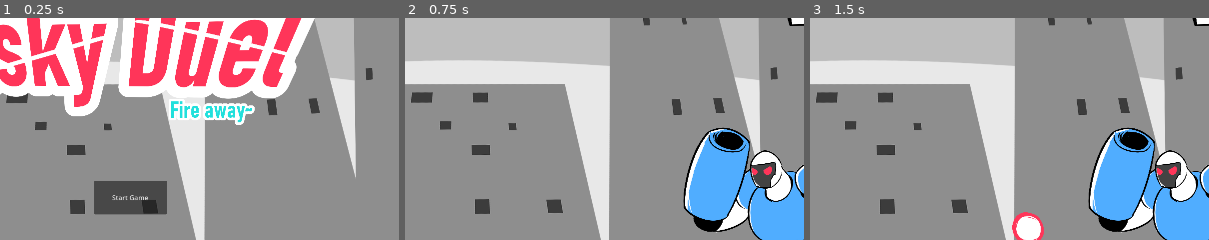
Above: before the commit, frames 1-3 (left to right).
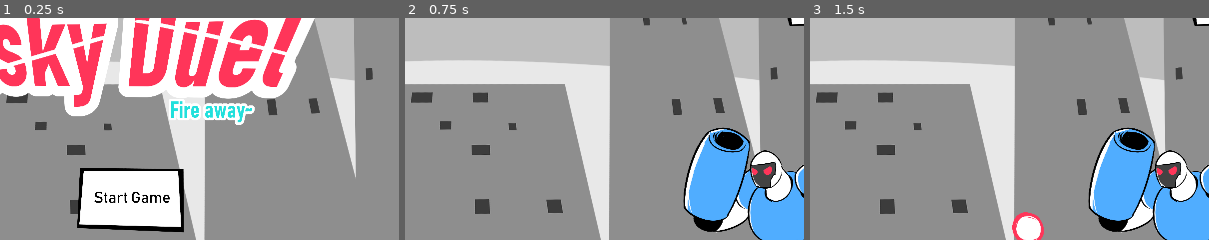
Above: after the commit, the same moments.

Repository: LaceSpades/Brackeys-2025.2
Game: Godot game, scene res://scenes/main_menu.tscn
Two runs of this game, one before a commit and one after it. Both use one fixed random seed, a clock stepped at 60 frames per second and the inputs below.
Inputs (mouse positions are % of the whole screen's width and height, from its top left):
- Up to frame 1 (0.25 s): no input
- Up to frame 2 (0.75 s): click "Start Game" at 0.5 s
- Up to frame 3 (1.5 s): tap Enter at 1.25 s; move the mouse to (72, 44) at 1.27 s; tap Space (interact) at 1.35 s
The pictures show only the part of the screen within x 35-85%, y 14-64%; the shares and areas given below are measured in that part.

The runs differ from the first frame. In frame 1, 7.3% of the frame differs, in the area x 19-47%, y 67-97%; in frame 2, nothing differs; in frame 3, nothing differs.

Commit message:
Textured buttons

Diff:
--- /dev/null
+++ b/scenes/button_label.tscn
@@ -0,0 +1,11 @@
+[gd_scene load_steps=2 format=3 uid="uid://cixqhdk68uam"]
+
+[ext_resource type="FontFile" uid="uid://d037h3p8j5dke" path="res://assets/fonts/BAHNSCHRIFT.TTF" id="1_7abrf"]
+
+[node name="ButtonLabel" type="Label"]
+theme_override_colors/font_color = Color(0, 0, 0, 1)
+theme_override_fonts/font = ExtResource("1_7abrf")
+theme_override_font_sizes/font_size = 116
+text = "Text"
+horizontal_alignment = 1
+vertical_alignment = 1
--- a/scenes/game_over.tscn
+++ b/scenes/game_over.tscn
@@ -1,11 +1,13 @@
-[gd_scene load_steps=7 format=3 uid="uid://c0lhvf74c84j4"]
+[gd_scene load_steps=9 format=3 uid="uid://c0lhvf74c84j4"]
 
 [ext_resource type="Script" uid="uid://citemhw73hc3o" path="res://scripts/game_over.gd" id="1_7m3ot"]
 [ext_resource type="Texture2D" uid="uid://beh01dsjhe47h" path="res://assets/sprites/Background.png" id="2_v3hpu"]
 [ext_resource type="LabelSettings" uid="uid://base8q4ybr2yi" path="res://assets/fonts/new_label_settings.tres" id="3_racf3"]
 [ext_resource type="AudioStream" uid="uid://bfrfhayyfg1rw" path="res://assets/music/menu.wav" id="3_tbwuq"]
 [ext_resource type="PackedScene" uid="uid://dwmw14tfmcpe4" path="res://scenes/menu_score.tscn" id="5_7m3ot"]
-[ext_resource type="PackedScene" uid="uid://bjljaa7uh0lj7" path="res://scenes/button.tscn" id="5_v3hpu"]
+[ext_resource type="PackedScene" uid="uid://de0kxw2kl0fx" path="res://scenes/texture_button.tscn" id="7_2jtsn"]
+[ext_resource type="PackedScene" uid="uid://cixqhdk68uam" path="res://scenes/button_label.tscn" id="8_8bugq"]
+[ext_resource type="Texture2D" uid="uid://c1wiw8p0v0m3g" path="res://assets/sprites/button_texture3.png" id="8_wawo4"]
 
 [node name="GameOver" type="Control"]
 layout_mode = 3
@@ -47,21 +49,37 @@
 offset_right = 1230.0
 offset_bottom = 236.0
 
-[node name="Restart" parent="." instance=ExtResource("5_v3hpu")]
+[node name="RestartButton" parent="." instance=ExtResource("7_2jtsn")]
 layout_mode = 0
-offset_left = 888.0
-offset_top = 394.0
-offset_right = 1069.0
-offset_bottom = 475.0
+offset_left = 827.0
+offset_top = 362.0
+offset_right = 1787.0
+offset_bottom = 882.0
+texture_normal = ExtResource("8_wawo4")
+
+[node name="ButtonLabel" parent="RestartButton" instance=ExtResource("8_8bugq")]
+layout_mode = 0
+offset_left = 284.375
+offset_top = 190.625
+offset_right = 667.375
+offset_bottom = 307.625
 text = "Restart"
 
-[node name="ReturnToMenu" parent="." instance=ExtResource("5_v3hpu")]
+[node name="ReturnToMenuButton" parent="." instance=ExtResource("7_2jtsn")]
 layout_mode = 0
-offset_left = 887.0
-offset_top = 568.0
-offset_right = 1078.0
-offset_bottom = 660.0
-text = "Return To Menu"
+offset_left = 826.0
+offset_top = 555.0
+offset_right = 1786.0
+offset_bottom = 1075.0
 
-[connection signal="pressed" from="Restart" to="." method="_on_restart_pressed"]
-[connection signal="pressed" from="ReturnToMenu" to="." method="_on_return_to_menu_pressed"]
+[node name="ButtonLabel" parent="ReturnToMenuButton" instance=ExtResource("8_8bugq")]
+layout_mode = 0
+offset_left = 75.0
+offset_top = 137.5
+offset_right = 862.0
+offset_bottom = 374.5
+text = "Return To
+Menu"
+
+[connection signal="pressed" from="RestartButton" to="." method="_on_restart_pressed"]
+[connection signal="pressed" from="ReturnToMenuButton" to="." method="_on_return_to_menu_pressed"]
--- a/scenes/main_menu.tscn
+++ b/scenes/main_menu.tscn
@@ -1,10 +1,12 @@
-[gd_scene load_steps=6 format=3 uid="uid://by0wvs4osdwgn"]
+[gd_scene load_steps=8 format=3 uid="uid://by0wvs4osdwgn"]
 
 [ext_resource type="Script" uid="uid://rpvvhhfoymcd" path="res://scripts/main_menu.gd" id="1_8ln24"]
 [ext_resource type="Texture2D" uid="uid://beh01dsjhe47h" path="res://assets/sprites/Background.png" id="2_8ln24"]
 [ext_resource type="AudioStream" uid="uid://bfrfhayyfg1rw" path="res://assets/music/menu.wav" id="2_ekxnf"]
-[ext_resource type="PackedScene" uid="uid://bjljaa7uh0lj7" path="res://scenes/button.tscn" id="5_rtw2f"]
+[ext_resource type="Texture2D" uid="uid://c1wiw8p0v0m3g" path="res://assets/sprites/button_texture3.png" id="6_oa1go"]
 [ext_resource type="Texture2D" uid="uid://ikstj3e3n3li" path="res://assets/sprites/Logo.png" id="6_rtw2f"]
+[ext_resource type="PackedScene" uid="uid://de0kxw2kl0fx" path="res://scenes/texture_button.tscn" id="7_jk1qb"]
+[ext_resource type="PackedScene" uid="uid://cixqhdk68uam" path="res://scenes/button_label.tscn" id="7_oa1go"]
 
 [node name="MainMenu" type="Control"]
 layout_mode = 3
@@ -30,17 +32,26 @@
 stream = ExtResource("2_ekxnf")
 autoplay = true
 
-[node name="StartButton" parent="." instance=ExtResource("5_rtw2f")]
-layout_mode = 0
-offset_left = 904.0
-offset_top = 555.0
-offset_right = 1079.0
-offset_bottom = 636.0
-text = "Start Game"
-
 [node name="Logo" type="Sprite2D" parent="."]
 position = Vector2(964, 259)
 scale = Vector2(0.298264, 0.298264)
 texture = ExtResource("6_rtw2f")
 
+[node name="StartButton" parent="." instance=ExtResource("7_jk1qb")]
+layout_mode = 0
+offset_left = 843.0
+offset_top = 518.0
+offset_right = 1803.0
+offset_bottom = 1038.0
+scale = Vector2(0.32, 0.32)
+texture_normal = ExtResource("6_oa1go")
+
+[node name="ButtonLabel" parent="StartButton" instance=ExtResource("7_oa1go")]
+layout_mode = 0
+offset_left = 187.5
+offset_top = 187.5
+offset_right = 763.5
+offset_bottom = 304.5
+text = "Start Game"
+
 [connection signal="pressed" from="StartButton" to="." method="_on_start_button_pressed"]
--- a/scenes/risk_it_menu.tscn
+++ b/scenes/risk_it_menu.tscn
@@ -1,11 +1,15 @@
-[gd_scene load_steps=8 format=3 uid="uid://c207a2o1hfwdl"]
+[gd_scene load_steps=12 format=3 uid="uid://c207a2o1hfwdl"]
 
 [ext_resource type="AudioStream" uid="uid://bfrfhayyfg1rw" path="res://assets/music/menu.wav" id="1_42gfa"]
 [ext_resource type="Script" uid="uid://3jk03r0ykavj" path="res://scripts/risk_it_menu.gd" id="1_th3bf"]
 [ext_resource type="LabelSettings" uid="uid://base8q4ybr2yi" path="res://assets/fonts/new_label_settings.tres" id="2_73ms6"]
 [ext_resource type="PackedScene" uid="uid://dwmw14tfmcpe4" path="res://scenes/menu_score.tscn" id="3_5adcy"]
-[ext_resource type="PackedScene" uid="uid://bjljaa7uh0lj7" path="res://scenes/button.tscn" id="5_ir72k"]
 [ext_resource type="Texture2D" uid="uid://beh01dsjhe47h" path="res://assets/sprites/Background.png" id="6_xo7y8"]
+[ext_resource type="PackedScene" uid="uid://de0kxw2kl0fx" path="res://scenes/texture_button.tscn" id="7_47k0f"]
+[ext_resource type="PackedScene" uid="uid://cixqhdk68uam" path="res://scenes/button_label.tscn" id="7_h5hkh"]
+[ext_resource type="Texture2D" uid="uid://c1wiw8p0v0m3g" path="res://assets/sprites/button_texture3.png" id="8_grn0u"]
+[ext_resource type="Texture2D" uid="uid://bqwooc1h6dln4" path="res://assets/sprites/button_texture4.png" id="9_t8vm4"]
+[ext_resource type="Texture2D" uid="uid://b3i7jnso2tfkq" path="res://assets/sprites/button_texture.png" id="10_g6om0"]
 
 [sub_resource type="LabelSettings" id="LabelSettings_ir72k"]
 font_size = 70
@@ -63,40 +67,71 @@
 offset_right = 1219.0
 offset_bottom = 224.0
 
-[node name="PlayItSafe" parent="." instance=ExtResource("5_ir72k")]
+[node name="RetireButton" parent="." instance=ExtResource("7_47k0f")]
 layout_mode = 0
-offset_left = 585.0
-offset_top = 397.0
-offset_right = 705.0
-offset_bottom = 457.0
+offset_left = 788.0
+offset_top = 616.0
+offset_right = 1748.0
+offset_bottom = 1136.0
+
+[node name="ButtonLabel" parent="RetireButton" instance=ExtResource("7_h5hkh")]
+layout_mode = 0
+offset_left = 300.0
+offset_top = 184.375
+offset_right = 613.0
+offset_bottom = 301.375
+text = "Retire"
+
+[node name="RiskItButton" parent="." instance=ExtResource("7_47k0f")]
+layout_mode = 0
+offset_left = 1105.0
+offset_top = 398.0
+offset_right = 2065.0
+offset_bottom = 918.0
+texture_normal = ExtResource("8_grn0u")
+
+[node name="ButtonLabel" parent="RiskItButton" instance=ExtResource("7_h5hkh")]
+layout_mode = 0
+offset_left = 331.25
+offset_top = 196.875
+offset_right = 646.25
+offset_bottom = 313.875
+text = "Risk It"
+
+[node name="KeepGoingButton" parent="." instance=ExtResource("7_47k0f")]
+layout_mode = 0
+offset_left = 788.0
+offset_top = 398.0
+offset_right = 1748.0
+offset_bottom = 918.0
+texture_normal = ExtResource("9_t8vm4")
+
+[node name="ButtonLabel" parent="KeepGoingButton" instance=ExtResource("7_h5hkh")]
+layout_mode = 0
+offset_left = 187.5
+offset_top = 181.25
+offset_right = 762.5
+offset_bottom = 298.25
+text = "Keep Going"
+
+[node name="PlayItSafeButton" parent="." instance=ExtResource("7_47k0f")]
+layout_mode = 0
+offset_left = 471.0
+offset_top = 398.0
+offset_right = 1431.0
+offset_bottom = 918.0
+texture_normal = ExtResource("10_g6om0")
+
+[node name="ButtonLabel" parent="PlayItSafeButton" instance=ExtResource("7_h5hkh")]
+layout_mode = 0
+offset_left = 190.625
+offset_top = 200.0
+offset_right = 751.625
+offset_bottom = 317.0
 text = "Play It Safe"
 
-[node name="KeepGoing" parent="." instance=ExtResource("5_ir72k")]
-layout_mode = 0
-offset_left = 864.0
-offset_top = 397.0
-offset_right = 1019.0
-offset_bottom = 458.0
-text = "Keep Going"
-
-[node name="RiskIt" parent="." instance=ExtResource("5_ir72k")]
-layout_mode = 0
-offset_left = 1163.0
-offset_top = 399.0
-offset_right = 1307.0
-offset_bottom = 458.0
-text = "Risk It"
-
-[node name="Retire" parent="." instance=ExtResource("5_ir72k")]
-layout_mode = 0
-offset_left = 863.0
-offset_top = 652.0
-offset_right = 1017.0
-offset_bottom = 716.0
-text = "Retire"
-
 [connection signal="timeout" from="DisplayTimer" to="." method="_on_display_timer_timeout"]
-[connection signal="pressed" from="PlayItSafe" to="." method="_on_play_it_safe_pressed"]
-[connection signal="pressed" from="KeepGoing" to="." method="_on_keep_going_pressed"]
-[connection signal="pressed" from="RiskIt" to="." method="_on_risk_it_pressed"]
-[connection signal="pressed" from="Retire" to="." method="_on_retire_pressed"]
+[connection signal="pressed" from="RetireButton" to="." method="_on_retire_pressed"]
+[connection signal="pressed" from="RiskItButton" to="." method="_on_risk_it_pressed"]
+[connection signal="pressed" from="KeepGoingButton" to="." method="_on_keep_going_pressed"]
+[connection signal="pressed" from="PlayItSafeButton" to="." method="_on_play_it_safe_pressed"]
--- /dev/null
+++ b/scenes/texture_button.tscn
@@ -0,0 +1,20 @@
+[gd_scene load_steps=5 format=3 uid="uid://de0kxw2kl0fx"]
+
+[ext_resource type="Texture2D" uid="uid://rsvn6qbcp5uk" path="res://assets/sprites/button_texture2.png" id="1_7k1tt"]
+[ext_resource type="Script" uid="uid://385sw018uj0y" path="res://scripts/texture_button.gd" id="1_pom25"]
+[ext_resource type="AudioStream" uid="uid://b3rh8l33piotd" path="res://assets/sounds/menu switch option.wav" id="2_7k1tt"]
+[ext_resource type="AudioStream" uid="uid://b182t4sak7pu8" path="res://assets/sounds/menu select.wav" id="3_qkt4e"]
+
+[node name="TextureButton" type="TextureButton"]
+scale = Vector2(0.32, 0.32)
+texture_normal = ExtResource("1_7k1tt")
+script = ExtResource("1_pom25")
+
+[node name="HoverSound" type="AudioStreamPlayer" parent="."]
+stream = ExtResource("2_7k1tt")
+
+[node name="PressSound" type="AudioStreamPlayer" parent="."]
+stream = ExtResource("3_qkt4e")
+
+[connection signal="mouse_entered" from="." to="." method="_on_mouse_entered"]
+[connection signal="pressed" from="." to="." method="_on_pressed"]
--- a/scripts/risk_it_menu.gd
+++ b/scripts/risk_it_menu.gd
@@ -2,10 +2,10 @@
 
 @onready var display_timer: Timer = $DisplayTimer
 @onready var mode: Label = $Mode
-@onready var play_it_safe: Button = $PlayItSafe
-@onready var keep_going: Button = $KeepGoing
-@onready var risk_it: Button = $RiskIt
-@onready var retire: Button = $Retire
+@onready var play_it_safe: TextureButton = $PlayItSafeButton
+@onready var keep_going: TextureButton = $KeepGoingButton
+@onready var risk_it: TextureButton = $RiskItButton
+@onready var retire: TextureButton = $RetireButton
 
 func _on_retire_pressed() -> void:
 	get_tree().change_scene_to_file("res://scenes/main_menu.tscn")
--- /dev/null
+++ b/scripts/texture_button.gd
@@ -0,0 +1,10 @@
+extends TextureButton
+
+@onready var hover_sound: AudioStreamPlayer = $HoverSound
+@onready var press_sound: AudioStreamPlayer = $PressSound
+
+func _on_pressed() -> void:
+	press_sound.play()
+
+func _on_mouse_entered() -> void:
+	hover_sound.play()
Binary file added: assets/fonts/BAHNSCHRIFT.TTF
Not shown, added: assets/fonts/BAHNSCHRIFT.TTF.import
Not shown, added: scripts/texture_button.gd.uid
